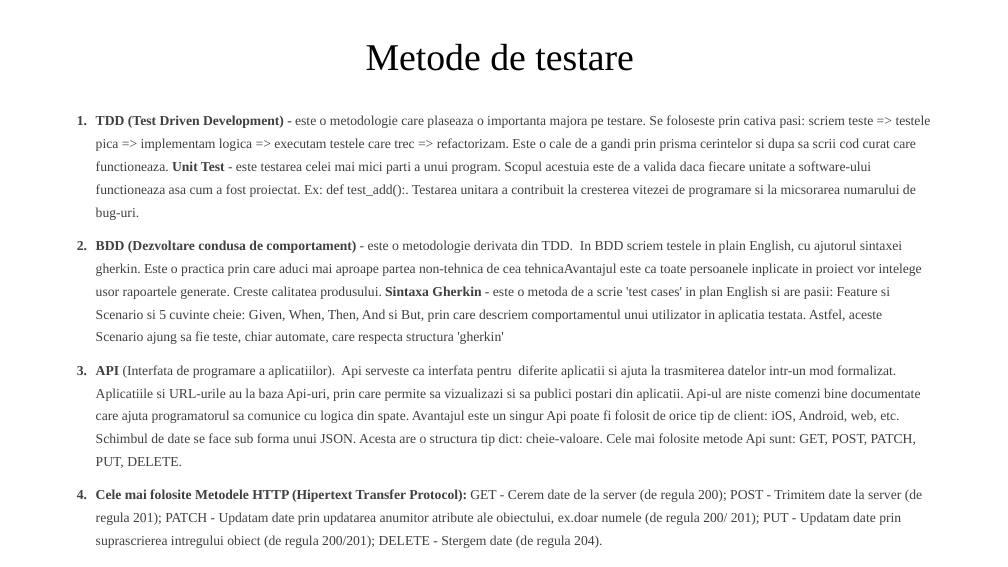
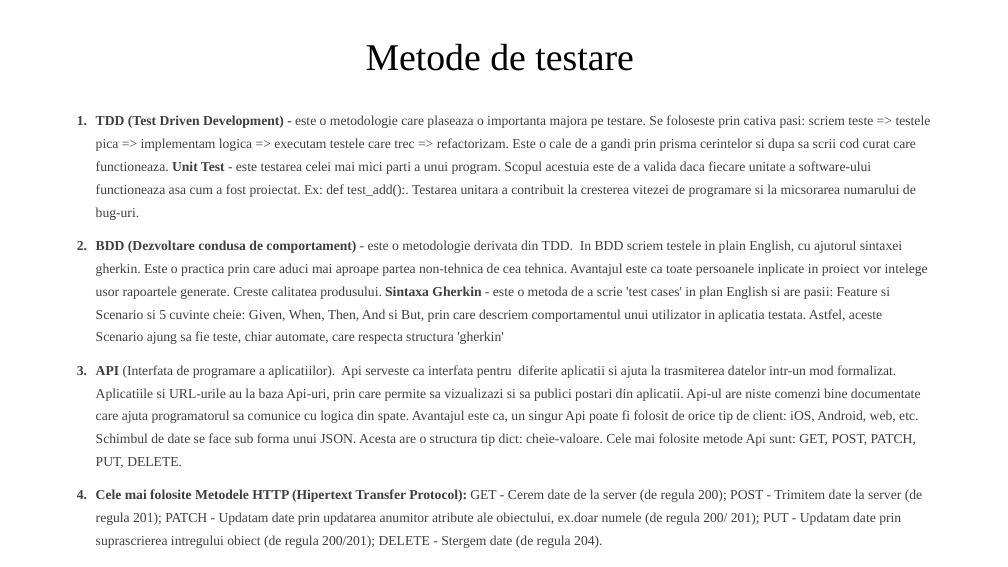
Before and after one commit to godavid128/Test_Website_medtinker, a slide deck: slide 3 of PROIECT FINAL - GORODETCHI DAVID.pptx. Drawn at 1008x567 pixels with LibreOffice and Linux fonts; fonts in the diff are those of the drawing; background and template pictures are left out. Boxes give left, top, right and bottom in pixels: in the first picture for what was removed or moved away, otherwise in the second. Text is boxed around its words. In the diff, an @@ line names an element or a change of style, - is before the commit and + after.

```diff
--- a/PROIECT FINAL - GORODETCHI DAVID.pptx
+++ b/PROIECT FINAL - GORODETCHI DAVID.pptx
@@ text at (96,240,928,468): text changed @@
-2. BDD (Dezvoltare condusa de comportament) - este o metodologie derivata din TDD. In BDD scriem testele in plain English, cu ajutorul sintaxei gherkin. Este o practica prin care aduci mai aproape partea non-tehnica de cea tehnicaAvantajul este ca toate persoanele inplicate in proiect vor intelege usor rapoartele generate. Creste calitatea produsului. Sintaxa Gherkin - este o metoda de a scrie 'test cases' in plan English si are pasii: Feature si Scenario si 5 cuvinte cheie: Given, When, Then, And si But, prin care descriem comportamentul unui utilizator in aplicatia testata. Astfel, aceste Scenario ajung sa fie teste, chiar automate, care respecta structura 'gherkin'
-3. API (Interfata de programare a aplicatiilor). Api serveste ca interfata pentru diferite aplicatii si ajuta la trasmiterea datelor intr-un mod formalizat. Aplicatiile si URL-urile au la baza Api-uri, prin care permite sa vizualizazi si sa publici postari din aplicatii. Api-ul are niste comenzi bine documentate care ajuta programatorul sa comunice cu logica din spate. Avantajul este un singur Api poate fi folosit de orice tip de client: iOS, Android, web, etc. Schimbul de date se face sub forma unui JSON. Acesta are o structura tip dict: cheie-valoare. Cele mai folosite metode Api sunt: GET, POST, PATCH, PUT, DELETE.
+2. BDD (Dezvoltare condusa de comportament) - este o metodologie derivata din TDD. In BDD scriem testele in plain English, cu ajutorul sintaxei gherkin. Este o practica prin care aduci mai aproape partea non-tehnica de cea tehnica. Avantajul este ca toate persoanele inplicate in proiect vor intelege usor rapoartele generate. Creste calitatea produsului. Sintaxa Gherkin - este o metoda de a scrie 'test cases' in plan English si are pasii: Feature si Scenario si 5 cuvinte cheie: Given, When, Then, And si But, prin care descriem comportamentul unui utilizator in aplicatia testata. Astfel, aceste Scenario ajung sa fie teste, chiar automate, care respecta structura 'gherkin'
+3. API (Interfata de programare a aplicatiilor). Api serveste ca interfata pentru diferite aplicatii si ajuta la trasmiterea datelor intr-un mod formalizat. Aplicatiile si URL-urile au la baza Api-uri, prin care permite sa vizualizazi si sa publici postari din aplicatii. Api-ul are niste comenzi bine documentate care ajuta programatorul sa comunice cu logica din spate. Avantajul este ca, un singur Api poate fi folosit de orice tip de client: iOS, Android, web, etc. Schimbul de date se face sub forma unui JSON. Acesta are o structura tip dict: cheie-valoare. Cele mai folosite metode Api sunt: GET, POST, PATCH, PUT, DELETE.
```
Also in this commit, not shown: 1 other slide changed, 5 other files.
